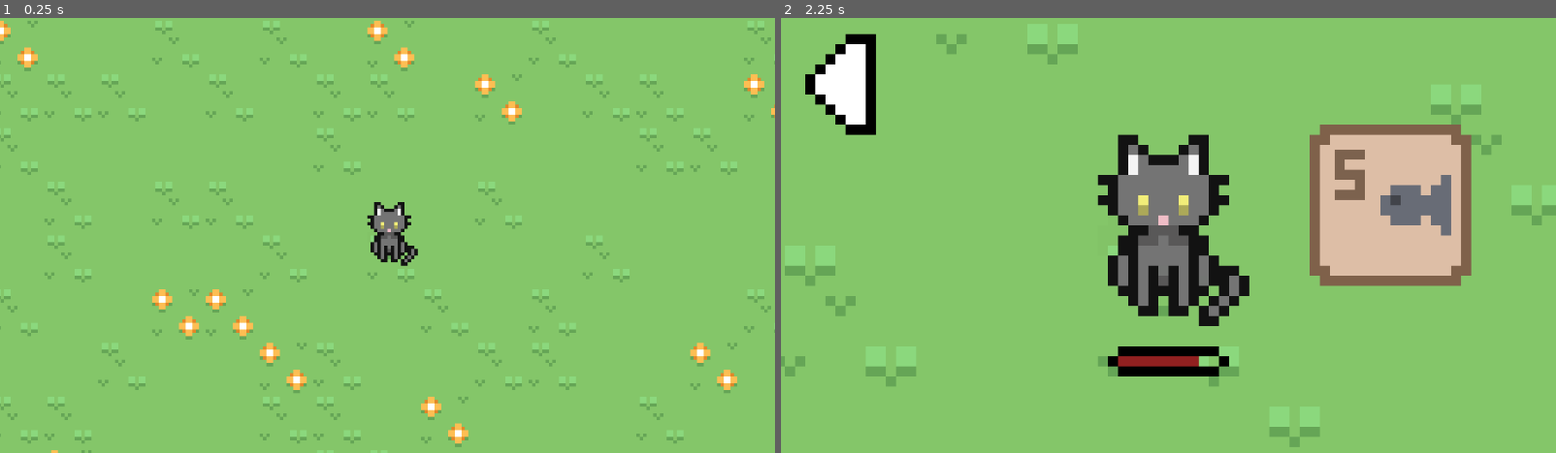
Above: before the commit, frames 1-2 (left to right).
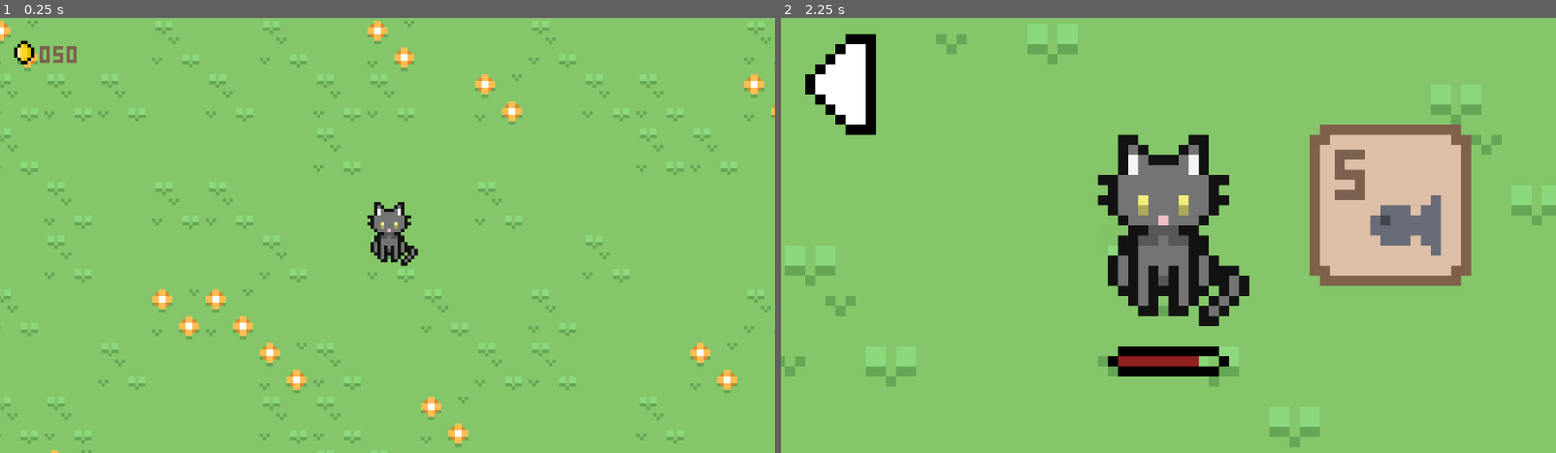
Above: after the commit, the same moments.

Repository: alisha356/Major-Project-2025---Paw-Pals
Game: Godot game, scene res://Room 1.tscn
Same seed, same stepped clock (60 frames per second), same inputs: the game is played once before the commit and once after it.
Inputs (mouse positions are in pixels of both pictures, inside the frame that each line leads up to):
- Up to frame 1 (0.25 s): no input
- Up to frame 2 (2.25 s): click (1168, 231) at 0.5 s; click (843, 83) at 1.27 s; click (1168, 231) at 2 s

The runs differ from the first frame. In frame 1, 0.2% of the frame differs, in the area x 1-10%, y 5-11%; in frame 2, 1.0%, in the area x 75-87%, y 36-55%.

Commit message:
Food, hunger, and coins
Given the user 5x food to start and made it so if the fish is pressed the cat is fed. If the cat is full then the user can't feed the cat any more. Also displayed the user's coins to start, though I don't think my method is going to work so it will have to be changed.

Diff:
--- a/Cat Screen.tscn
+++ b/Cat Screen.tscn
@@ -7,7 +7,19 @@
 [ext_resource type="Script" path="res://Exit Arrow.gd" id="5_l0dc3"]
 [ext_resource type="Texture2D" uid="uid://c07fgghbxj15a" path="res://Assets/Frame.png" id="6_r37y6"]
 [ext_resource type="Texture2D" uid="uid://vefil8wnm0en" path="res://Assets/Fish.png" id="7_dhsf0"]
+[ext_resource type="Script" path="res://Food.gd" id="8_2a7ki"]
 [ext_resource type="Texture2D" uid="uid://b1uq36ttk8hia" path="res://Assets/5.png" id="8_tywyt"]
+[ext_resource type="Texture2D" uid="uid://sjwsd70ahccu" path="res://Assets/9.png" id="9_qlgfk"]
+[ext_resource type="Texture2D" uid="uid://bdioil002vp62" path="res://Assets/8.png" id="10_lhfo3"]
+[ext_resource type="Texture2D" uid="uid://c4jkmgj48rict" path="res://Assets/7.png" id="11_c1a2y"]
+[ext_resource type="Texture2D" uid="uid://d3pl8e2bxh4k7" path="res://Assets/6.png" id="12_24ebq"]
+[ext_resource type="Texture2D" uid="uid://oig6s2ei5kga" path="res://Assets/4.png" id="14_52q57"]
+[ext_resource type="Texture2D" uid="uid://cy101yuav72go" path="res://Assets/3.png" id="15_idsv5"]
+[ext_resource type="Texture2D" uid="uid://cmjkxekke7agm" path="res://Assets/2.png" id="16_m0q5k"]
+[ext_resource type="Texture2D" uid="uid://butrjd0e4lcj5" path="res://Assets/1.png" id="17_65dcs"]
+[ext_resource type="Texture2D" uid="uid://cegau3w2vmvah" path="res://Assets/0.png" id="18_1noxh"]
+[ext_resource type="Texture2D" uid="uid://idq8ws6fvo75" path="res://Assets/9 hunger.png" id="19_xlyjr"]
+[ext_resource type="Texture2D" uid="uid://cdppc5vgqia40" path="res://Assets/10 hunger.png" id="20_cwa6r"]
 
 [sub_resource type="TileSetAtlasSource" id="TileSetAtlasSource_wwqo1"]
 texture = ExtResource("1_fkxn3")
@@ -162,10 +174,6 @@
 position = Vector2(232, 112)
 zoom = Vector2(15, 15)
 
-[node name="8Hunger" type="Sprite2D" parent="."]
-position = Vector2(232, 125)
-texture = ExtResource("3_n6hgm")
-
 [node name="Exit Arrow" type="Sprite2D" parent="."]
 position = Vector2(200, 97)
 texture = ExtResource("4_pyehd")
@@ -184,11 +192,87 @@
 texture = ExtResource("6_r37y6")
 
 [node name="Fish" type="Sprite2D" parent="."]
-position = Vector2(256, 109)
+position = Vector2(255, 111)
 texture = ExtResource("7_dhsf0")
-
-[node name="5" type="Sprite2D" parent="."]
+script = ExtResource("8_2a7ki")
+
+[node name="Button" type="Button" parent="Fish"]
+offset_left = -3.0
+offset_top = -4.0
+offset_right = 5.0
+offset_bottom = 4.0
+action_mode = 0
+flat = true
+
+[node name="Nine" type="Sprite2D" parent="."]
+visible = false
+position = Vector2(250, 106)
+texture = ExtResource("9_qlgfk")
+
+[node name="Eight" type="Sprite2D" parent="."]
+visible = false
+position = Vector2(250, 106)
+texture = ExtResource("10_lhfo3")
+
+[node name="Seven" type="Sprite2D" parent="."]
+visible = false
+position = Vector2(250, 106)
+texture = ExtResource("11_c1a2y")
+
+[node name="Six" type="Sprite2D" parent="."]
+visible = false
+position = Vector2(250, 106)
+texture = ExtResource("12_24ebq")
+
+[node name="Five" type="Sprite2D" parent="."]
+visible = false
 position = Vector2(250, 106)
 texture = ExtResource("8_tywyt")
 
+[node name="Four" type="Sprite2D" parent="."]
+visible = false
+position = Vector2(250, 106)
+texture = ExtResource("14_52q57")
+
+[node name="Three" type="Sprite2D" parent="."]
+visible = false
+position = Vector2(250, 106)
+texture = ExtResource("15_idsv5")
+
+[node name="Two" type="Sprite2D" parent="."]
+visible = false
+position = Vector2(250, 106)
+texture = ExtResource("16_m0q5k")
+
+[node name="One" type="Sprite2D" parent="."]
+visible = false
+position = Vector2(250, 106)
+texture = ExtResource("17_65dcs")
+
+[node name="Zero_10" type="Sprite2D" parent="."]
+visible = false
+position = Vector2(254, 106)
+texture = ExtResource("18_1noxh")
+
+[node name="Zero" type="Sprite2D" parent="."]
+visible = false
+position = Vector2(250, 106)
+texture = ExtResource("18_1noxh")
+
+[node name="Hunger 8" type="Sprite2D" parent="."]
+visible = false
+position = Vector2(232, 125)
+texture = ExtResource("3_n6hgm")
+
+[node name="Hunger 9" type="Sprite2D" parent="."]
+visible = false
+position = Vector2(232, 125)
+texture = ExtResource("19_xlyjr")
+
+[node name="Hunger 10" type="Sprite2D" parent="."]
+visible = false
+position = Vector2(232, 125)
+texture = ExtResource("20_cwa6r")
+
 [connection signal="pressed" from="Exit Arrow/Button" to="Exit Arrow" method="_on_button_pressed"]
+[connection signal="pressed" from="Fish/Button" to="Fish" method="_on_button_pressed"]
--- /dev/null
+++ b/Food.gd
@@ -0,0 +1,63 @@
+extends Sprite2D
+
+func _display_num_food():
+	$"../Zero".visible = false
+	$"../One".visible = false
+	$"../Two".visible = false
+	$"../Three".visible = false
+	$"../Four".visible = false
+	$"../Five".visible = false
+	$"../Six".visible = false
+	$"../Seven".visible = false
+	$"../Eight".visible = false
+	$"../Nine".visible = false
+	$"../Zero_10".visible = false
+	if Global.player_food == 0:
+		$"../Zero".visible = true
+	elif Global.player_food == 1:
+		$"../One".visible = true
+	elif Global.player_food == 2:
+		$"../Two".visible = true
+	elif Global.player_food == 3:
+		$"../Three".visible = true
+	elif Global.player_food == 4:
+		$"../Four".visible = true
+	elif Global.player_food == 5:
+		$"../Five".visible = true
+	elif Global.player_food == 6:
+		$"../Six".visible = true
+	elif Global.player_food == 7:
+		$"../Seven".visible = true
+	elif Global.player_food == 8:
+		$"../Eight".visible = true
+	elif Global.player_food == 9:
+		$"../Nine".visible = true
+	elif Global.player_food == 10:
+		$"../One".visible = true
+		$"../Zero_10".visible = true
+
+func _display_hunger_bar():
+	$"../Hunger 8".visible = false
+	$"../Hunger 9".visible = false
+	$"../Hunger 10".visible = false
+	if Global.grey_cat_hunger == 8:
+		$"../Hunger 8".visible = true
+	elif Global.grey_cat_hunger == 9:
+		$"../Hunger 9".visible = true
+	elif Global.grey_cat_hunger == 10:
+		$"../Hunger 10".visible = true
+
+func _ready():
+	_display_num_food()
+	_display_hunger_bar()
+
+func _on_button_pressed():
+	if Global.player_food == 0:
+		pass
+	elif Global.grey_cat_hunger == 10:
+		pass
+	else:
+		Global.player_food -= 1
+		Global.grey_cat_hunger += 1
+		_display_num_food()
+		_display_hunger_bar()
--- /dev/null
+++ b/Global.gd
@@ -0,0 +1,21 @@
+extends Node
+
+var player_food = 5
+var player_coins = 50
+var grey_cat_hunger = 8
+
+
+#var character = "Orange Player"
+#var score = 0
+#var deaths = 0
+#var seconds = 0
+#var minutes = 0
+#var time = "0" + str(minutes)+ " : 0" + str(seconds)
+#@onready var score = $"../Player/Camera2D/Score"
+#
+#
+#func _on_body_entered(body):
+	#if body.name == "Player":
+		#queue_free()
+		#global.score += 1
+		#score.text = "Score; " + str(global.score)
--- a/Room 1.tscn
+++ b/Room 1.tscn
@@ -1,8 +1,19 @@
-[gd_scene load_steps=6 format=3 uid="uid://cmtw7crxmbkwt"]
+[gd_scene load_steps=17 format=3 uid="uid://cmtw7crxmbkwt"]
 
 [ext_resource type="Texture2D" uid="uid://day0avbe6c6wq" path="res://Assets/tilemap.png" id="1_hy5y7"]
 [ext_resource type="PackedScene" uid="uid://bqk8gdvdeyyl7" path="res://Dark Grey Cat.tscn" id="2_2jlvu"]
 [ext_resource type="Script" path="res://Dark Grey Cat.gd" id="3_i33cb"]
+[ext_resource type="Texture2D" uid="uid://di4u0urldhs15" path="res://Assets/Coin.png" id="4_p37el"]
+[ext_resource type="Texture2D" uid="uid://b1uq36ttk8hia" path="res://Assets/5.png" id="5_cko0e"]
+[ext_resource type="Texture2D" uid="uid://butrjd0e4lcj5" path="res://Assets/1.png" id="6_1kb1r"]
+[ext_resource type="Texture2D" uid="uid://cegau3w2vmvah" path="res://Assets/0.png" id="6_c7ici"]
+[ext_resource type="Texture2D" uid="uid://cmjkxekke7agm" path="res://Assets/2.png" id="7_svn26"]
+[ext_resource type="Texture2D" uid="uid://cy101yuav72go" path="res://Assets/3.png" id="8_tjq21"]
+[ext_resource type="Texture2D" uid="uid://oig6s2ei5kga" path="res://Assets/4.png" id="9_3s2ej"]
+[ext_resource type="Texture2D" uid="uid://d3pl8e2bxh4k7" path="res://Assets/6.png" id="11_ehsfw"]
+[ext_resource type="Texture2D" uid="uid://c4jkmgj48rict" path="res://Assets/7.png" id="12_ocxp8"]
+[ext_resource type="Texture2D" uid="uid://bdioil002vp62" path="res://Assets/8.png" id="13_p072b"]
+[ext_resource type="Texture2D" uid="uid://sjwsd70ahccu" path="res://Assets/9.png" id="14_i4myr"]
 
 [sub_resource type="TileSetAtlasSource" id="TileSetAtlasSource_prc0x"]
 texture = ExtResource("1_hy5y7")
@@ -166,4 +177,135 @@
 position = Vector2(375, 369)
 zoom = Vector2(5, 5)
 
+[node name="Coin" type="Sprite2D" parent="."]
+position = Vector2(267, 314)
+texture = ExtResource("4_p37el")
+
+[node name="Zero_1" type="Sprite2D" parent="."]
+position = Vector2(273, 315)
+texture = ExtResource("6_c7ici")
+
+[node name="Zero_2" type="Sprite2D" parent="."]
+visible = false
+position = Vector2(277, 315)
+texture = ExtResource("6_c7ici")
+
+[node name="Zero_3" type="Sprite2D" parent="."]
+position = Vector2(281, 315)
+texture = ExtResource("6_c7ici")
+
+[node name="One_1" type="Sprite2D" parent="."]
+visible = false
+position = Vector2(273, 315)
+texture = ExtResource("6_1kb1r")
+
+[node name="One_2" type="Sprite2D" parent="."]
+visible = false
+position = Vector2(277, 315)
+texture = ExtResource("6_1kb1r")
+
+[node name="One_3" type="Sprite2D" parent="."]
+visible = false
+position = Vector2(281, 315)
+texture = ExtResource("6_1kb1r")
+
+[node name="Two_1" type="Sprite2D" parent="."]
+visible = false
+position = Vector2(273, 315)
+texture = ExtResource("7_svn26")
+
+[node name="Two_2" type="Sprite2D" parent="."]
+visible = false
+position = Vector2(277, 315)
+texture = ExtResource("7_svn26")
+
+[node name="Two_3" type="Sprite2D" parent="."]
+visible = false
+position = Vector2(281, 315)
+texture = ExtResource("7_svn26")
+
+[node name="Three_1" type="Sprite2D" parent="."]
+visible = false
+position = Vector2(273, 315)
+texture = ExtResource("8_tjq21")
+
+[node name="Three_2" type="Sprite2D" parent="."]
+visible = false
+position = Vector2(277, 315)
+texture = ExtResource("8_tjq21")
+
+[node name="Three_3" type="Sprite2D" parent="."]
+visible = false
+position = Vector2(281, 315)
+texture = ExtResource("8_tjq21")
+
+[node name="Four_1" type="Sprite2D" parent="."]
+visible = false
+position = Vector2(273, 315)
+texture = ExtResource("9_3s2ej")
+
+[node name="Four_2" type="Sprite2D" parent="."]
+visible = false
+position = Vector2(277, 315)
+texture = ExtResource("9_3s2ej")
+
+[node name="Four_3" type="Sprite2D" parent="."]
+visible = false
+position = Vector2(281, 315)
+texture = ExtResource("9_3s2ej")
+
+[node name="Five_1" type="Sprite2D" parent="."]
+visible = false
+position = Vector2(273, 315)
+texture = ExtResource("5_cko0e")
+
+[node name="Five_2" type="Sprite2D" parent="."]
+position = Vector2(277, 315)
+texture = ExtResource("5_cko0e")
+
+[node name="Five_3" type="Sprite2D" parent="."]
+visible = false
+position = Vector2(281, 315)
+texture = ExtResource("5_cko0e")
+
+[node name="Six_2" type="Sprite2D" parent="."]
+visible = false
+position = Vector2(277, 315)
+texture = ExtResource("11_ehsfw")
+
+[node name="Six_3" type="Sprite2D" parent="."]
+visible = false
+position = Vector2(281, 315)
+texture = ExtResource("11_ehsfw")
+
+[node name="Seven_2" type="Sprite2D" parent="."]
+visible = false
+position = Vector2(277, 315)
+texture = ExtResource("12_ocxp8")
+
+[node name="Seven_3" type="Sprite2D" parent="."]
+visible = false
+position = Vector2(281, 315)
+texture = ExtResource("12_ocxp8")
+
+[node name="Eight_2" type="Sprite2D" parent="."]
+visible = false
+position = Vector2(281, 315)
+texture = ExtResource("13_p072b")
+
+[node name="Eight_3" type="Sprite2D" parent="."]
+visible = false
+position = Vector2(277, 315)
+texture = ExtResource("13_p072b")
+
+[node name="Nine_2" type="Sprite2D" parent="."]
+visible = false
+position = Vector2(277, 315)
+texture = ExtResource("14_i4myr")
+
+[node name="Nine_3" type="Sprite2D" parent="."]
+visible = false
+position = Vector2(281, 315)
+texture = ExtResource("14_i4myr")
+
 [connection signal="pressed" from="CharacterBody2D/Button" to="CharacterBody2D" method="_on_button_pressed"]
--- a/project.godot
+++ b/project.godot
@@ -15,6 +15,10 @@
 config/features=PackedStringArray("4.2", "GL Compatibility")
 config/icon="res://icon.svg"
 
+[autoload]
+
+Global="*res://Global.gd"
+
 [rendering]
 
 textures/canvas_textures/default_texture_filter=0
Not shown: 1 places in Cat Screen.tscn that only renumber resources
